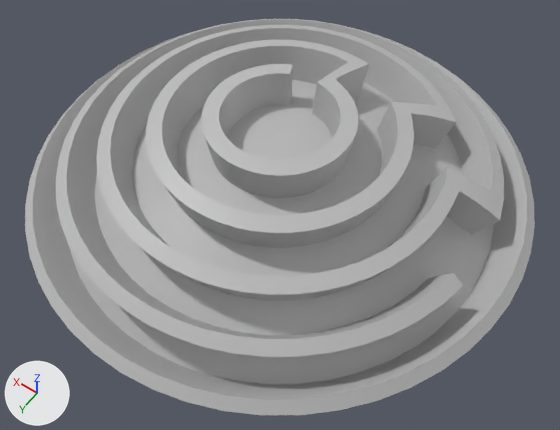
The FBX model Assets/Assets/sm_circularMaze.fbx, before and after one commit.
Before and after are seen from a camera (50 mm lens) standing at (-9.73, 13.61, 17.6) and looking at (-0.84, 1.17, -1.95). Arrows for +X, +Y and +Z are at lower left; the lights stay in place. Where no turn or scale is listed for an object, it has been applied to the vertices.

The scene before the commit, as lines of its bpy script (objects in view):
```python
me_mesh = bpy.data.meshes.new('Mesh')
me_mesh.from_pydata(...)  # 1287 vertices, 1286 faces; spans x -8.2..8.2, y -8.2..8.2, z -2.7..1.1
me_mesh.materials.append(mat_lambert1)  # grey #bcbcbc
ob_psphere1 = bpy.data.objects.new('pSphere1', me_mesh)
ob_psphere1.location = (0.0, 0.0, 0.0)
```
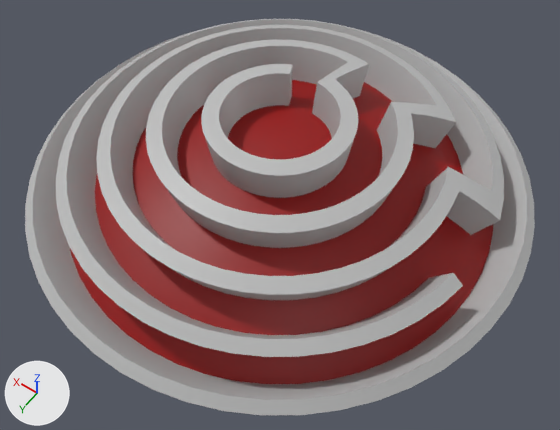
Pixel boxes (x1, y1, x2, y2) of what changed, in the pictures (560 x 430 px):
part 1 of me_mesh, recoloured (grey to red)
    both: (70, 80, 493, 384)

The change, as a diff of the scene's bpy script:
```diff
--- a/Assets/Assets/sm_circularMaze.fbx.py
+++ b/Assets/Assets/sm_circularMaze.fbx.py
@@ mat_lambert2 @@
+mat_lambert2 = principled_material('lambert2')
+mat_lambert2.base_color = (0.312, 0.0, 0.0)  # red #980000
@@ me_mesh @@
 me_mesh.from_pydata(...)  # 1287 vertices, 1286 faces; spans x -8.2..8.2, y -8.2..8.2, z -2.7..1.1
 # used by ob_psphere1; location = (0.0, 0.0, 0.0)
+# me_mesh part 1: 558 of the faces centred in x -6.9..6.9, y -6.9..6.9, z -2.3..0.0 switch from mat_lambert1 (grey #bcbcbc) to mat_lambert2 (red #980000)
```
